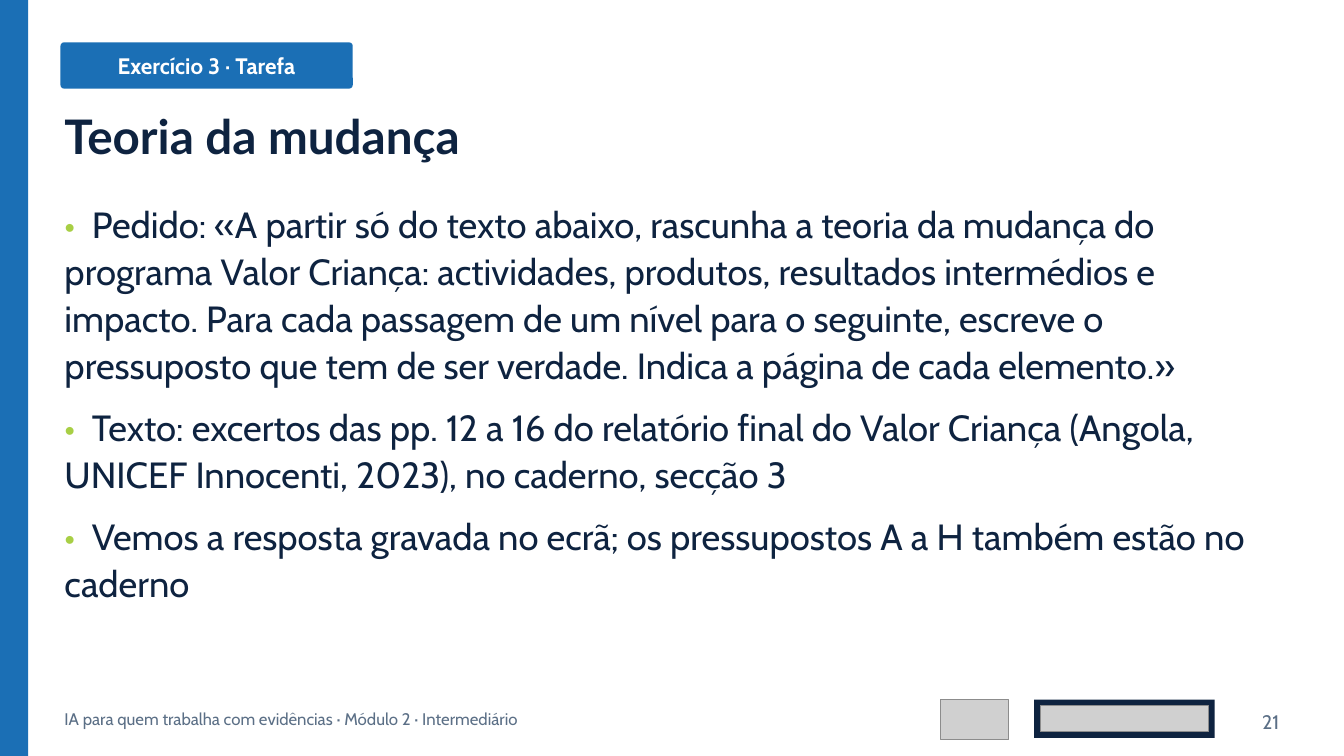
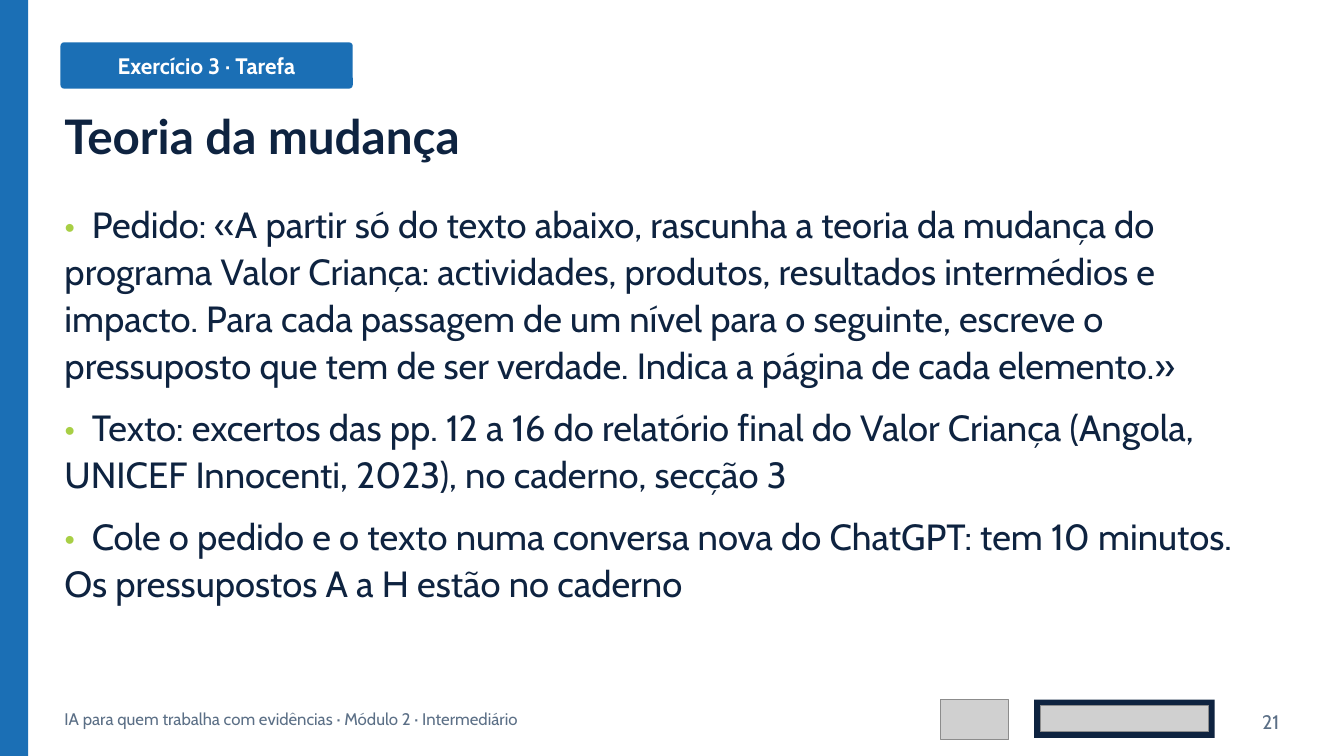
Before and after one commit to policy-lab/policy-lab.github.io, a slide deck: slide 21 of ia-evidencias/downloads/modulo2-diapositivos.pptx. Drawn at 1344x756 pixels with LibreOffice and Linux fonts; fonts in the diff are those of the drawing; grey boxes stand for pictures. Boxes give left, top, right and bottom in pixels: in the first picture for what was removed or moved away, otherwise in the second. Text is boxed around its words. In the diff, an @@ line names an element or a change of style, - is before the commit and + after.

Commit message:
Página do curso: diapositivos (Módulos 1 e 2), respostas comentadas (Módulo 1) e pedidos para copiar

```diff
--- a/ia-evidencias/downloads/modulo2-diapositivos.pptx
+++ b/ia-evidencias/downloads/modulo2-diapositivos.pptx
@@ text at <box>64,522,1232,605</box>: text changed @@
-• Vemos a resposta gravada no ecrã; os pressupostos A a H também estão no caderno
+• Cole o pedido e o texto numa conversa nova do ChatGPT: tem 10 minutos. Os pressupostos A a H estão no caderno
```
Also in this commit, not shown: 7 other files.
